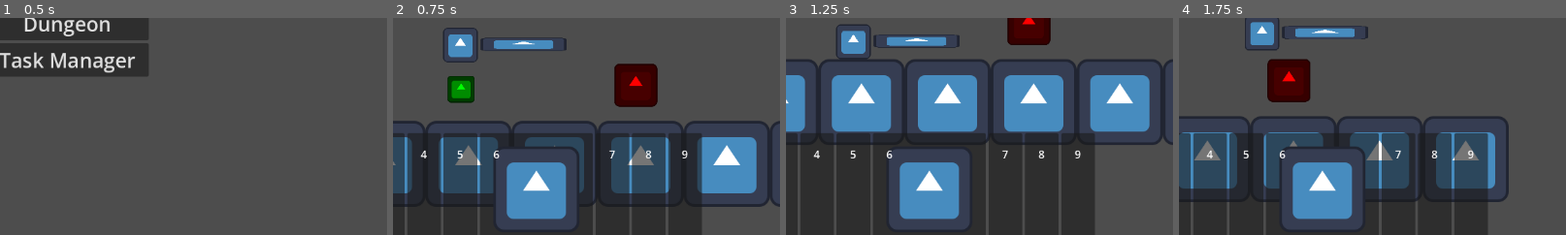
Above: before the commit, frames 1-4 (left to right).
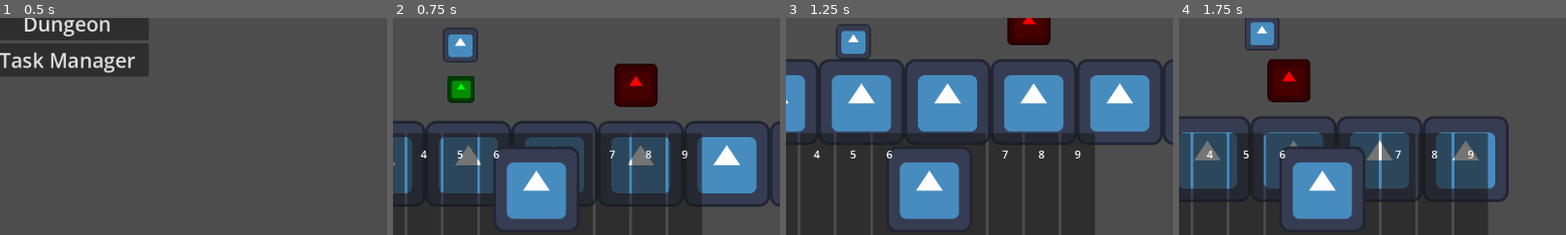
Above: after the commit, the same moments.

Repository: TheHumanMRP/RPG-Life-Tracker
Game: Godot game, scene res://Folders/Systems/Main/Scenes/main_scene.tscn
The game is run twice, just before and just after one commit, with the same random seed, the same clock (stepped at 60 frames per second) and the same inputs. The engine's default icon, where the game draws it, is replaced by a stand-in: a white triangle on a blue panel in a dark square.
Inputs (mouse positions are % of the whole screen's width and height, from its top left):
- Up to frame 1 (0.5 s): no input
- Up to frame 2 (0.75 s): click "Dungeon" at 0.5 s
- Up to frame 3 (1.25 s): no input
- Up to frame 4 (1.75 s): move the mouse to (21, 84) at 1.27 s; hold D (move_right) from 1.28 s (still down); tap E (equip_item) at 1.35 s; click (21, 84) at 1.42 s; tap Space (jump) at 1.52 s
The pictures show only the part of the screen within x 41-91%, y 45-94%; the shares and areas given below are measured in that part.

Frame 1 is identical in both runs. In frame 2, 0.9% of the frame differs, in the area x 22-45%, y 8-16%; in frame 3, 0.9%, in the area x 22-45%, y 7-14%; in frame 4, 0.9%.
Error before the commit: Parse Error: Cannot get return value of call to "handle_equipping_of_weapon()" because it returns "void". (res://Folders/Components/Equipment_Manager/equipment…

Commit message:
Auto commit at 2026-08-30 21:03:46

Diff:
--- a/Folders/Components/Equipment_Manager/equipment_manager.gd
+++ b/Folders/Components/Equipment_Manager/equipment_manager.gd
@@ -56,10 +56,11 @@
 
 		All_Enums.ITEM_TYPES.Weapon:
 			print("\nEquipment Manager: Signal reached till match type, weapon")
-			return handle_equipping_of_weapon(new_item)
+			return equipped_weapon_item_id
 
 	push_warning("Equipment Manager: I don't really think the end of the equip func is supposed to be reached. Search into it.")
 	return Constants.NO_ITEM
+
 func select_item(item_id: int) -> void:
 	selected_item_id = item_id
 
